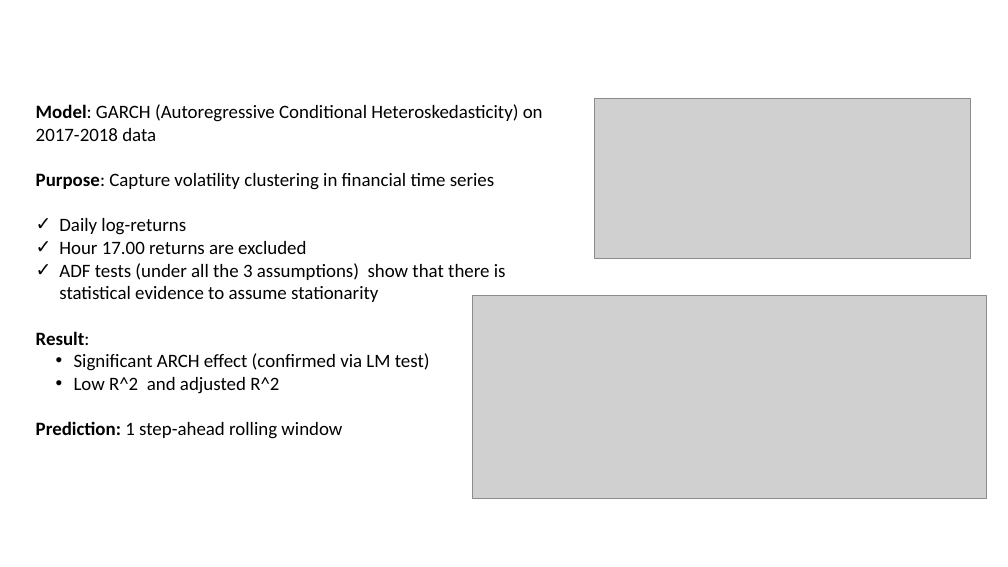
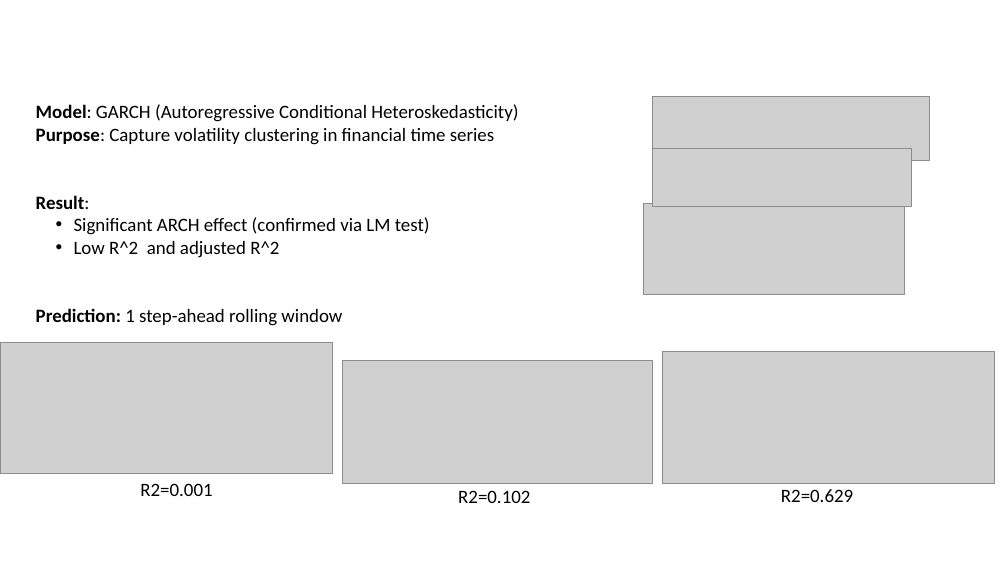
Before and after one commit to ClaudiooBarbieri/econometric-insurance, a slide deck: slide 5 of econometric/Template Tesi di Laurea Magistrale.pptx. Drawn at 1008x567 pixels with LibreOffice and Linux fonts; fonts in the diff are those of the drawing; grey boxes stand for pictures; background and template pictures are left out. Boxes give left, top, right and bottom in pixels: in the first picture for what was removed or moved away, otherwise in the second. Text is boxed around its words. In the diff, an @@ line names an element or a change of style, - is before the commit and + after.

```diff
--- a/econometric/Template Tesi di Laurea Magistrale.pptx
+++ b/econometric/Template Tesi di Laurea Magistrale.pptx
@@ text at [36,104,518,122]: text changed @@
-Model: GARCH (Autoregressive Conditional Heteroskedasticity) on 2017-2018 data
+Model: GARCH (Autoregressive Conditional Heteroskedasticity)
@@ picture removed at [595,98,972,258] @@
@@ picture added at [653,97,929,161] @@
@@ picture added at [653,148,911,206] @@
@@ picture added at [643,203,904,294] @@
@@ text at [59,218,506,302]: paragraphs removed @@
-✓ Daily log-returns
-✓ Hour 17.00 returns are excluded
-✓ ADF tests (under all the 3 assumptions) show that there is statistical evidence to assume stationarity
@@ picture removed at [473,296,988,498] @@
@@ picture added at [0,343,333,474] @@
@@ picture added at [662,352,995,483] @@
@@ picture added at [343,361,653,483] @@
@@ text added at [140,483,212,496], 18 pt, text #000000 @@
+R2=0.001
@@ text added at [458,490,530,503], 18 pt, text #000000 @@
+R2=0.102
@@ text added at [781,489,853,502], 18 pt, text #000000 @@
+R2=0.629
```
Also in this commit, not shown: 2 other slides changed, 1 slide added, 3 other files.
